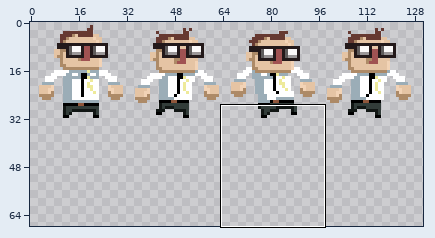
Two states of a sprite sheet, src/assets/images/bath-guy-anim.png. Above: a wide view before the commit, with the close-up outlined.
Close-up. As it was:
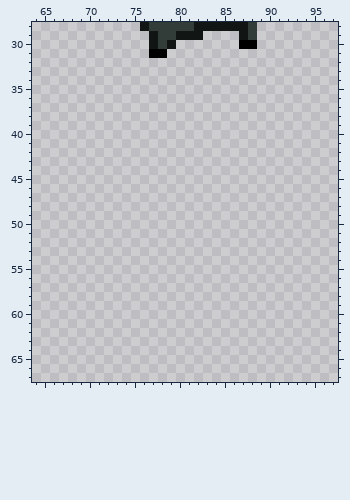
The file is 192x192 pixels. Shown: x 64..97, y 28..67. The wide view leaves out empty margins. The commit also changed other parts of the picture, which this record leaves out.
The same view after the edit:
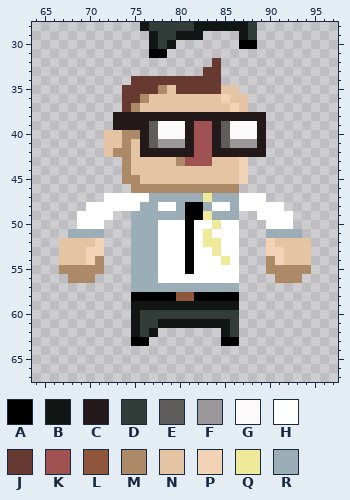
Palette (. is transparent): A #000000  B #111614  C #23191a  D #323c39  E #5f5c5c  F #9c9899  G #fbf9f9  H #ffffff  J #663931  K #a05252  L #8f563b  M #ad8a67  N #e5c4a4  P #f2d3b6  Q #eeea9a  R #9badb7
Edits made:
@@ x 64..97 @@
 31 .............AA...................
-32 ..................................
-33 ..................................
-34 ..................................
-35 ..................................
-36 ..................................
-37 ..................................
-38 ..................................
-39 ..................................
-40 ..................................
-41 ..................................
-42 ..................................
-43 ..................................
-44 ..................................
-45 ..................................
-46 ..................................
-47 ..................................
-48 ..................................
-49 ..................................
-50 ..................................
-51 ..................................
-52 ..................................
-53 ..................................
-54 ..................................
-55 ..................................
-56 ..................................
-57 ..................................
-58 ..................................
-59 ..................................
-60 ..................................
-61 ..................................
-62 ..................................
-63 ..................................
+32 ....................J.............
+33 ...................JJ.............
+34 ...........JJJJJJJJJJ.............
+35 ..........JJJJMNJJJJJNN...........
+36 ..........JJMNNNNNNNNPNN..........
+37 ..........JMNNNNNNNNNNPN..........
+38 .........CCCCCCCCCCCCCCCCC........
+39 .........CCCCEGGGCKKCEGGGC........
+40 ........NNMMCEGGGCKKCEGGGC........
+41 ........NNMNCEFFFCKKCEFFFC........
+42 ........NMMNCCCCCCKKCCCCCC........
+43 ..........MNNNNNMKKKNNNP..........
+44 ..........MNNNNNNNNNNNNP..........
+45 ..........MMNNNNNNNNNNNP..........
+46 ...........MMMMMMMMMMMM...........
+47 ........HHHHHRRRRRRQRRRHHH........
+48 ......HHHHHHRRHHRAARHHRHHHHH......
+49 .....HHHH..RRRRRRAAQRRR..HHHH.....
+50 .....HHH...RRRHHHAHHQHH...HHH.....
+51 ....RRRR...RRRHHHAHQHHH...RRRR....
+52 ...NNNNP...RRRHHHAHQQHH...PNNNN...
+53 ...NNNPP...RRRHHHAHHQHH...PPNNN...
+54 ...NNNPM...RRRHHHAHHHQH...MPNNN...
+55 ...MMMMM...RRRHHHAHHHHH...MMMMM...
+56 ....MMM....RRRHHHHHHHHH....MMM....
+57 ...........RRRRRRRRRRRR...........
+58 ...........AAAAALLAAAAA...........
+59 ...........BBBBBBBBBBBB...........
+60 ...........BDDDDDDDDDDD...........
+61 ...........BDDBBBBBBBBD...........
+62 ...........BDB.......BD...........
+63 ...........AA........AA...........
 64 ..................................
